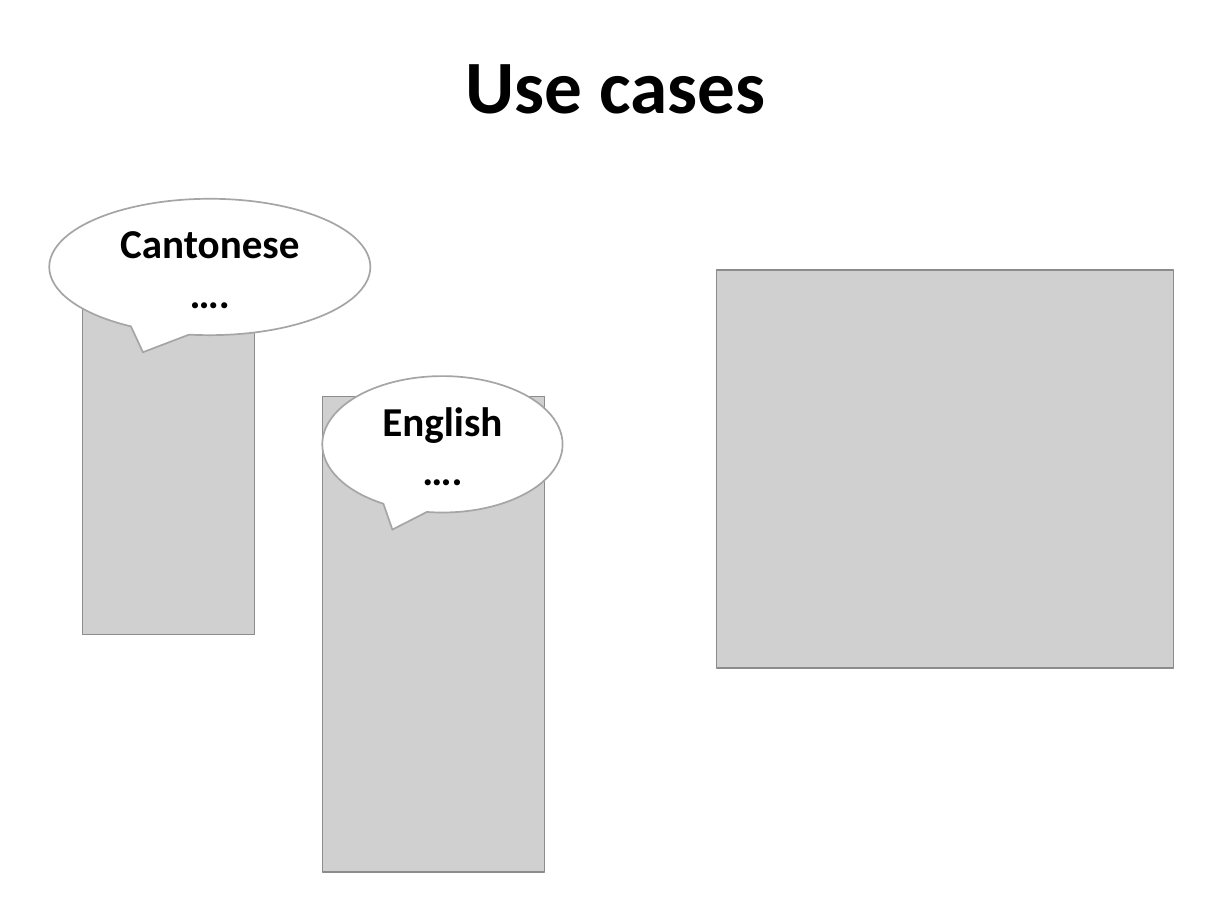
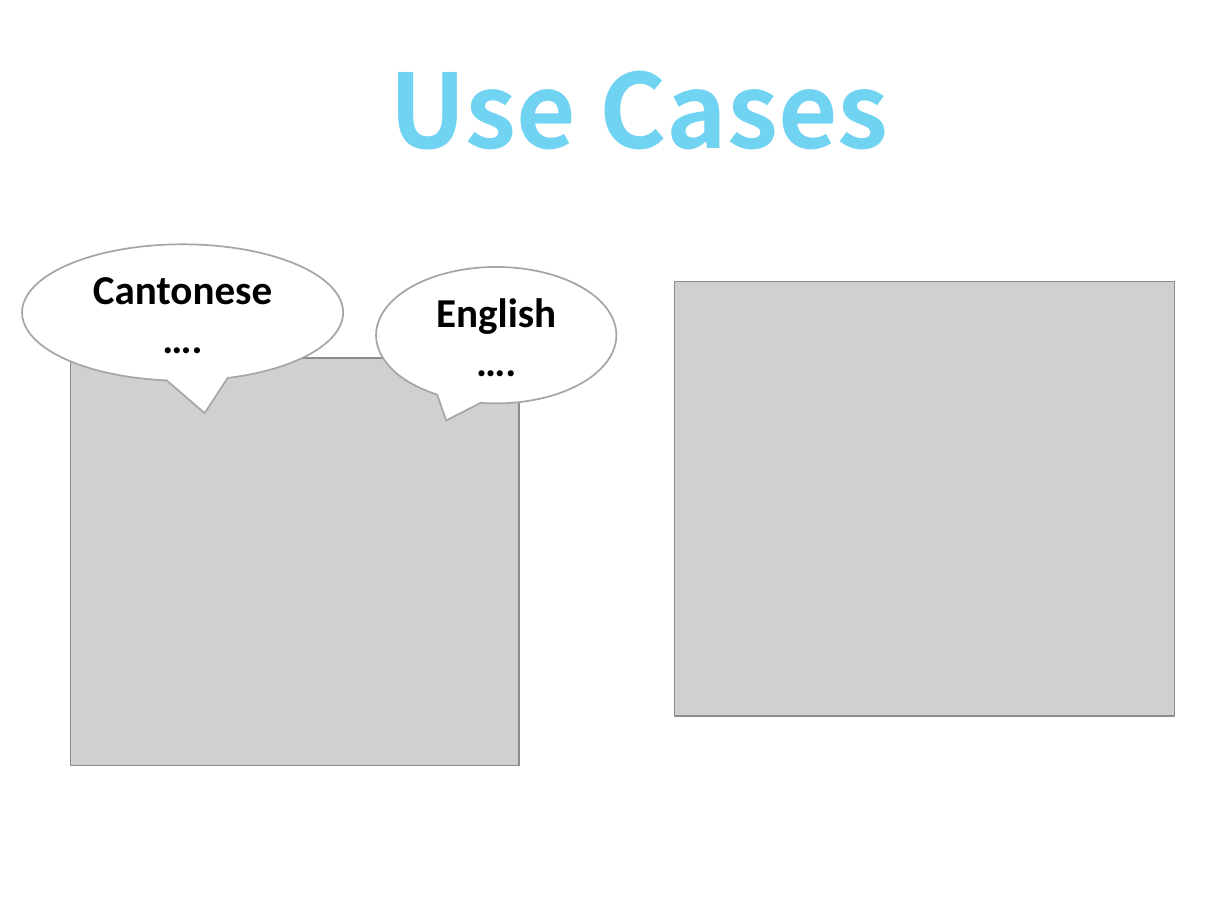
Before and after one commit to sanketch/Infosmos, a slide deck: slide 4 of proposal.pptx. Drawn at 1232x924 pixels with LibreOffice and Linux fonts; fonts in the diff are those of the drawing; grey boxes stand for pictures. Boxes give left, top, right and bottom in pixels: in the first picture for what was removed or moved away, otherwise in the second. Text is boxed around its words. In the diff, an @@ line names an element or a change of style, - is before the commit and + after.

```diff
--- a/proposal.pptx
+++ b/proposal.pptx
@@ title at (389,70,888,150): text changed; size 44 to 60 pt; font Calibri to Noto Sans CJK KR; text colour #000000 to #71D3F2 @@
-Use cases
+Use Cases
@@ speech bubble "Cantonese….": place and size @@
-speech bubble "Cantonese…." at (49,198,371,335)
+speech bubble "Cantonese…." at (22,244,344,381)
@@ speech bubble "Cantonese…." at (22,244,344,381): proportions changed @@
@@ picture removed at (83,255,255,634) @@
@@ speech bubble "English….": place and size @@
-speech bubble "English…." at (323,376,563,513)
+speech bubble "English…." at (376,267,616,404)
@@ picture: place and size @@
-picture at (717,270,1174,668)
+picture at (674,282,1174,717)
@@ picture added at (71,359,520,766) @@
@@ picture removed at (323,397,546,872) @@
```
Also in this commit, not shown: 4 other slides changed.
